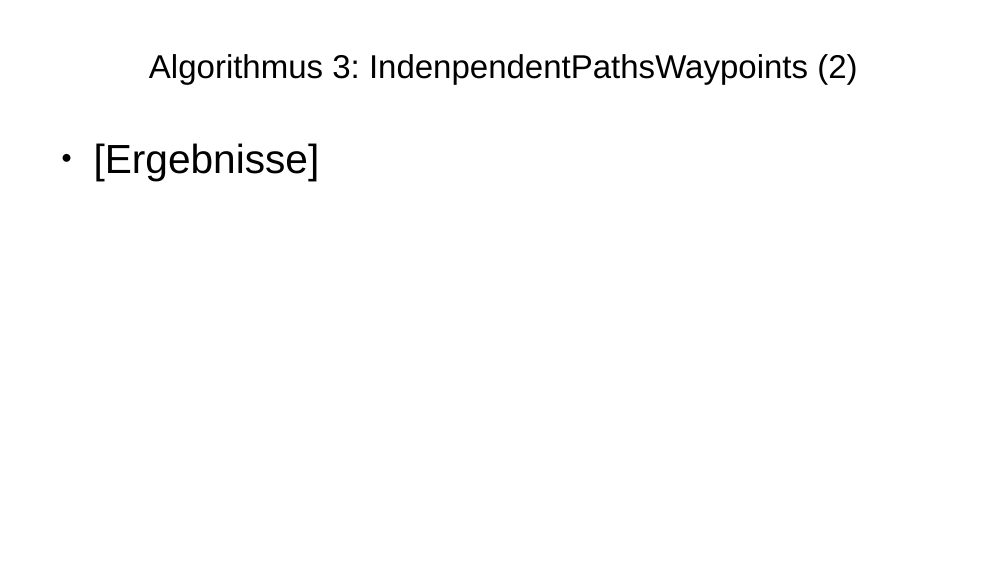
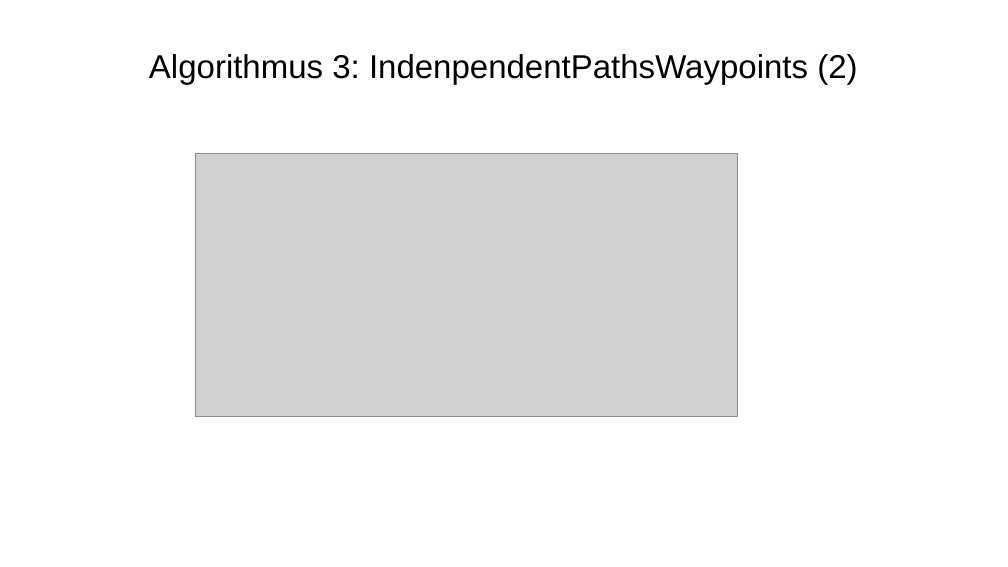
Before and after one commit to togir2/TE_SR_experiments_2021, a slide deck: slide 9 of präsentation/Abschlusspräsentation Projekt2.odp. Drawn at 1008x567 pixels with LibreOffice and Linux fonts; fonts in the diff are those of the drawing; grey boxes stand for pictures. Boxes give left, top, right and bottom in pixels: in the first picture for what was removed or moved away, otherwise in the second. Text is boxed around its words. In the diff, an @@ line names an element or a change of style, - is before the commit and + after.

```diff
--- a/präsentation/Abschlusspräsentation Projekt2.odp
+++ b/präsentation/Abschlusspräsentation Projekt2.odp
@@ text removed at [94, 143, 320, 181] @@
-● [Ergebnisse]
@@ picture added at [195, 154, 738, 416] @@
```
Also in this commit, not shown: 2 other slides changed.
